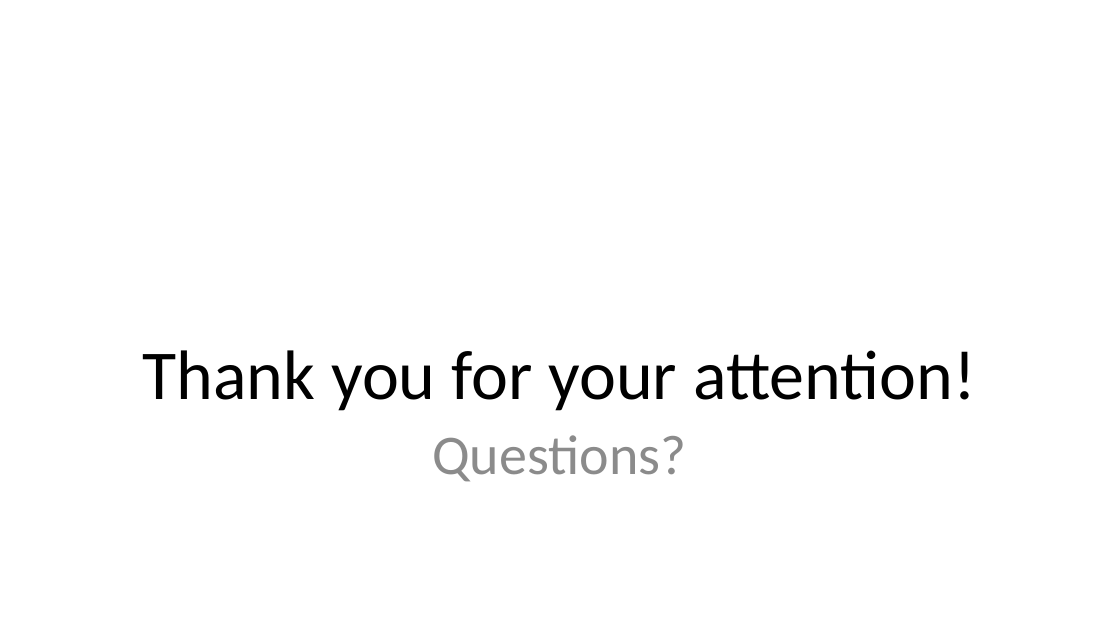
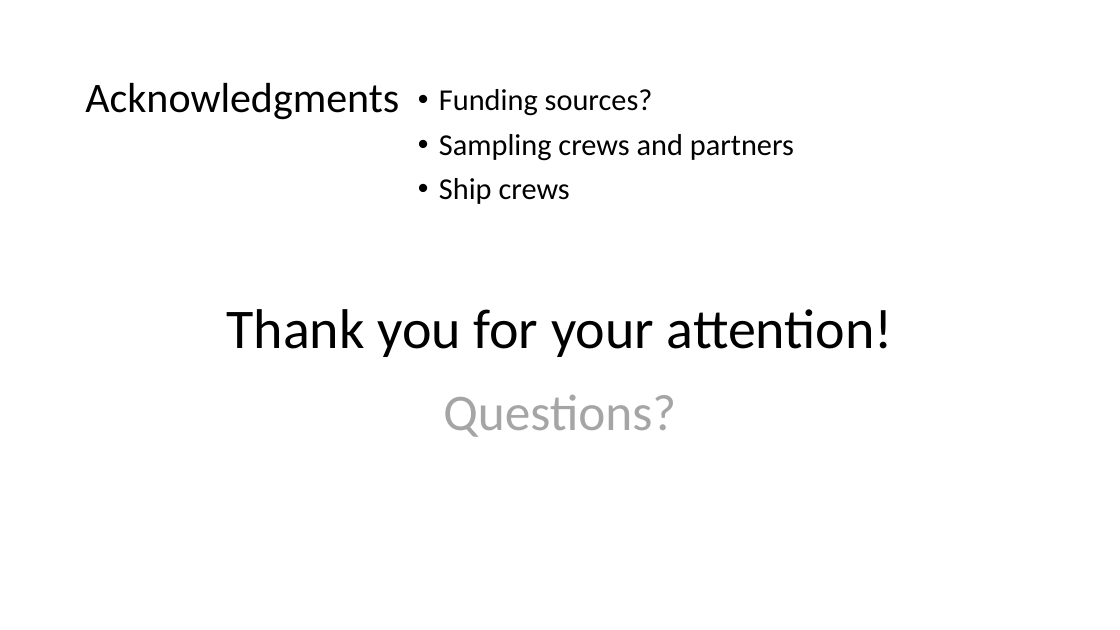
Before and after one commit to LukeABobay/larval-fish-community-analysis, a slide deck: slide 25 of PICES 2026 Presentation.pptx (slide 29 before the commit). Drawn at 1120x630 pixels with LibreOffice and Linux fonts; fonts in the diff are those of the drawing. Boxes give left, top, right and bottom in pixels: in the first picture for what was removed or moved away, otherwise in the second. Text is boxed around its words. In the diff, an @@ line names an element or a change of style, - is before the commit and + after.

```diff
--- a/PICES 2026 Presentation.pptx
+++ b/PICES 2026 Presentation.pptx
@@ title added at [85, 83, 399, 120], 36 pt, text #000000 @@
+Acknowledgments
@@ text added at [439, 89, 794, 204], 26 pt, text #000000 @@
+• Funding sources?
+• Sampling crews and partners
+• Ship crews
@@ text "Thank you for your attention!": place and size @@
-text "Thank you for your attention!" at [142, 350, 976, 411]
+text "Thank you for your attention!" at [226, 309, 893, 357]
@@ text "Thank you for your attention!" at [226, 309, 893, 357]: size 60 to 48 pt; vertical alignment bottom to middle @@
@@ text "Questions?": place and size @@
-text "Questions?" at [432, 435, 686, 482]
+text "Questions?" at [443, 395, 676, 437]
@@ text "Questions?" at [443, 395, 676, 437]: size 48 to 44 pt, text colour #8C8C8C to #A5A5A5; line spacing 0.9 to 1; less space between paragraphs @@
```
Also in this commit, not shown: 20 other slides changed, 1 slide added, 4 slides removed.
